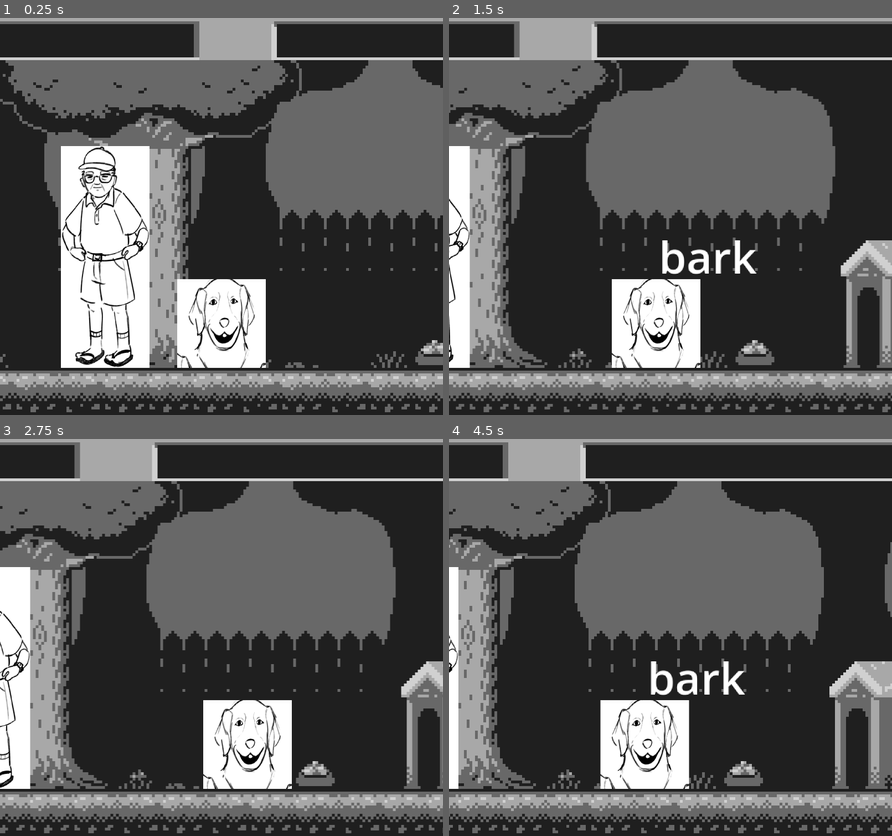
Above: before the commit, frames 1-4 (two rows, left to right).
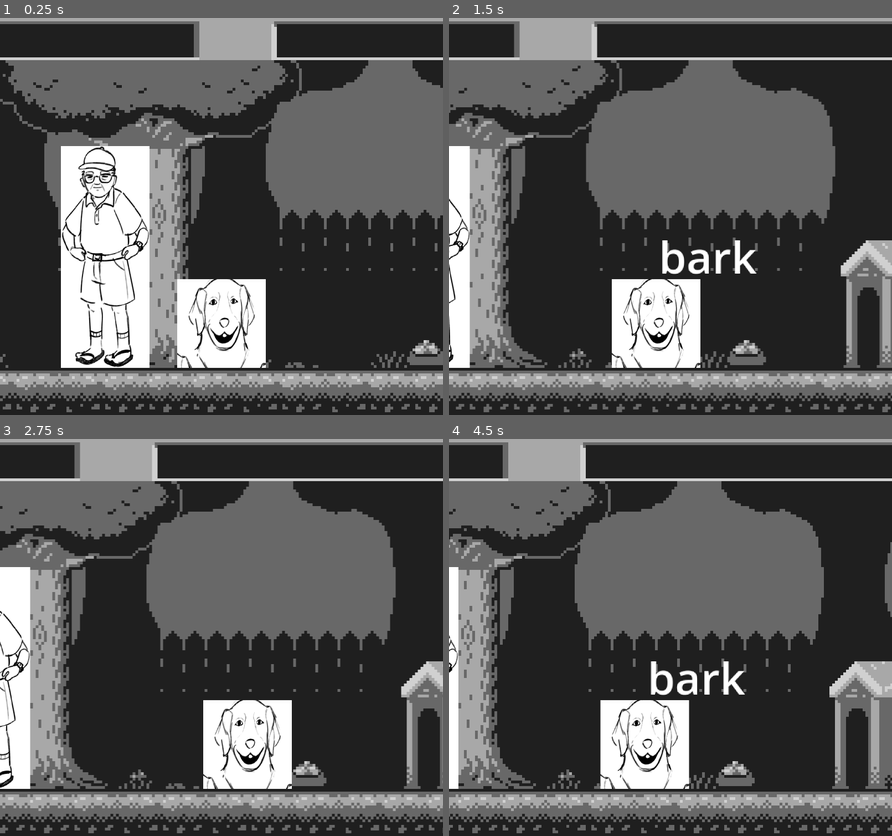
Above: after the commit, the same moments.

Repository: CookieJarCoding/dog-god
Game: Godot game, scene res://sidescroll_system/rooms/backyard/backyard.tscn
The game is run twice, just before and just after one commit, with the same random seed, the same clock (stepped at 60 frames per second) and the same inputs. This scene is started directly instead of the project's main scene.
Inputs:
- Up to frame 1 (0.25 s): no input
- Up to frame 2 (1.5 s): tap Enter at 0.5 s; hold D (right) 0.53-1.28 s; tap Z (A) at 0.6 s; tap , (B) at 0.8, 1.35 s; hold A (left) from 1.28 s (still down)
- Up to frame 3 (2.75 s): tap Z (A) at 1.55, 2.1 s; release A (left) at 2.03 s; hold D (right) from 2.03 s (still down); tap , (B) at 2.3 s
- Up to frame 4 (4.5 s): tap , (B) at 2.85, 3.8, 4.35 s; tap Z (A) at 3.05, 3.6 s; release D (right) at 3.53 s; hold A (left) from 3.53 s (still down)

The runs differ from the first frame. In frame 1, 0.2% of the frame differs, in the area x 91-100%, y 81-88%; in frame 2, 0.3%, in the area x 62-74%, y 81-88%; in frame 3, 0.3%; in frame 4, 0.3%.

Commit message:
feat: add another Interactable with glow animation

Diff:
--- a/sidescroll_system/rooms/backyard/backyard.tscn
+++ b/sidescroll_system/rooms/backyard/backyard.tscn
@@ -6,6 +6,7 @@
 [ext_resource type="PackedScene" uid="uid://ccnj075abovx" path="res://sidescroll_system/actors/oldman/oldman.tscn" id="4_uaoea"]
 [ext_resource type="Script" uid="uid://dtnkeroq2rihw" path="res://sidescroll_system/rooms/backyard/doghouse.gd" id="5_e8gki"]
 [ext_resource type="PackedScene" uid="uid://6721d6fb36ed" path="res://sidescroll_system/interactable/dogbowl/dogbowl.tscn" id="6_l6ibe"]
+[ext_resource type="PackedScene" uid="uid://02oi7giyfewt" path="res://sidescroll_system/rooms/backyard/doggydoor.tscn" id="7_th4ll"]
 
 [sub_resource type="RectangleShape2D" id="RectangleShape2D_dmglj"]
 size = Vector2(57, 46)
@@ -30,7 +31,7 @@
 tile_set = ExtResource("2_w3jey")
 
 [node name="Objects" type="TileMapLayer" parent="." unique_id=595059875]
-tile_map_data = PackedByteArray("AAABAAYAAAAHAAYAAAABAAcAAAAHAAcAAAAAAAMAAAAGAAMAAAAAAAQAAAAGAAQAAAAAAAUAAAA …(811 unchanged characters)…
+tile_map_data = PackedByteArray("AAAAAAMAAAAGAAMAAAAAAAQAAAAGAAQAAAAAAAUAAAA …(811 unchanged characters)…
 tile_set = ExtResource("2_w3jey")
 
 [node name="Player" parent="." unique_id=981155298 instance=ExtResource("1_gb136")]
@@ -48,4 +49,7 @@
 shape = SubResource("RectangleShape2D_dmglj")
 
 [node name="Dogbowl" parent="." unique_id=2036189083 instance=ExtResource("6_l6ibe")]
-position = Vector2(232, 127)
+position = Vector2(229, 127)
+
+[node name="Doggydoor" parent="." unique_id=2126403347 instance=ExtResource("7_th4ll")]
+position = Vector2(24, 128)
--- /dev/null
+++ b/sidescroll_system/rooms/backyard/doggydoor.gd
@@ -0,0 +1,6 @@
+extends Interactable
+
+@onready var sprite = $BaseSprite
+
+func _ready() -> void:
+	glow_animation = $GlowSprite/Animation
--- /dev/null
+++ b/sidescroll_system/rooms/backyard/doggydoor.tscn
@@ -0,0 +1,68 @@
+[gd_scene format=3 uid="uid://02oi7giyfewt"]
+
+[ext_resource type="Script" uid="uid://crebxn5vh0k4t" path="res://sidescroll_system/rooms/backyard/doggydoor.gd" id="1_f52q3"]
+[ext_resource type="Texture2D" uid="uid://du34scndhtm3f" path="res://sidescroll_system/rooms/backyard/human-test-2.png" id="2_88rby"]
+
+[sub_resource type="RectangleShape2D" id="RectangleShape2D_y00b8"]
+size = Vector2(16, 32)
+
+[sub_resource type="Animation" id="Animation_88rby"]
+length = 0.001
+tracks/0/type = "bezier"
+tracks/0/imported = false
+tracks/0/enabled = true
+tracks/0/path = NodePath(".:modulate:a")
+tracks/0/interp = 1
+tracks/0/loop_wrap = true
+tracks/0/keys = {
+"handle_modes": PackedInt32Array(0),
+"points": PackedFloat32Array(0, -0.25, 0, 0.25, 0),
+"times": PackedFloat32Array(0)
+}
+
+[sub_resource type="Animation" id="Animation_hxlf4"]
+resource_name = "glow"
+length = 1.5
+loop_mode = 1
+tracks/0/type = "bezier"
+tracks/0/imported = false
+tracks/0/enabled = true
+tracks/0/path = NodePath(".:modulate:a")
+tracks/0/interp = 1
+tracks/0/loop_wrap = true
+tracks/0/keys = {
+"handle_modes": PackedInt32Array(0, 0, 0),
+"points": PackedFloat32Array(0, -0.25, 0, 0.25, 0, 1, -0.12777779, 0.16666669, 0, 0, 0, -0.111111104, 0, 0, 0),
+"times": PackedFloat32Array(0, 0.75, 1.5)
+}
+
+[sub_resource type="AnimationLibrary" id="AnimationLibrary_wu3sx"]
+_data = {
+&"RESET": SubResource("Animation_88rby"),
+&"glow": SubResource("Animation_hxlf4")
+}
+
+[node name="Doggydoor" type="Area2D" unique_id=2126403347]
+script = ExtResource("1_f52q3")
+
+[node name="CollisionShape2D" type="CollisionShape2D" parent="." unique_id=1050062150]
+position = Vector2(0, -16)
+shape = SubResource("RectangleShape2D_y00b8")
+
+[node name="BaseSprite" type="Sprite2D" parent="." unique_id=1862927457]
+position = Vector2(0, -16)
+texture = ExtResource("2_88rby")
+hframes = 20
+vframes = 9
+frame = 67
+
+[node name="GlowSprite" type="Sprite2D" parent="." unique_id=1163695513]
+modulate = Color(1, 1, 1, 0)
+position = Vector2(0, -16)
+texture = ExtResource("2_88rby")
+hframes = 20
+vframes = 9
+frame = 69
+
+[node name="Animation" type="AnimationPlayer" parent="GlowSprite" unique_id=112355579]
+libraries/ = SubResource("AnimationLibrary_wu3sx")
Not shown, added: sidescroll_system/rooms/backyard/doggydoor.gd.uid
